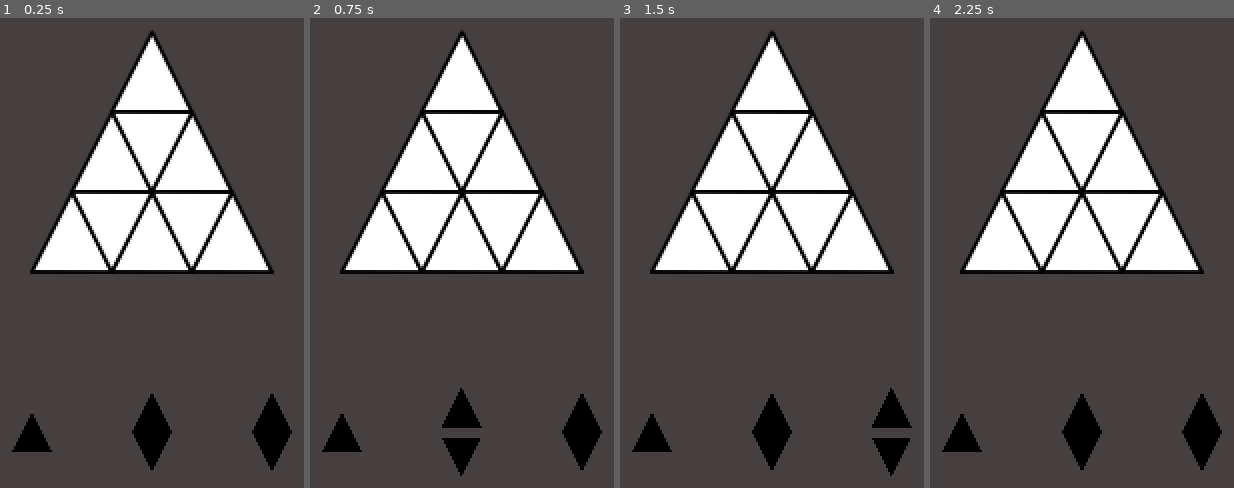
Above: before the commit, frames 1-4 (left to right).
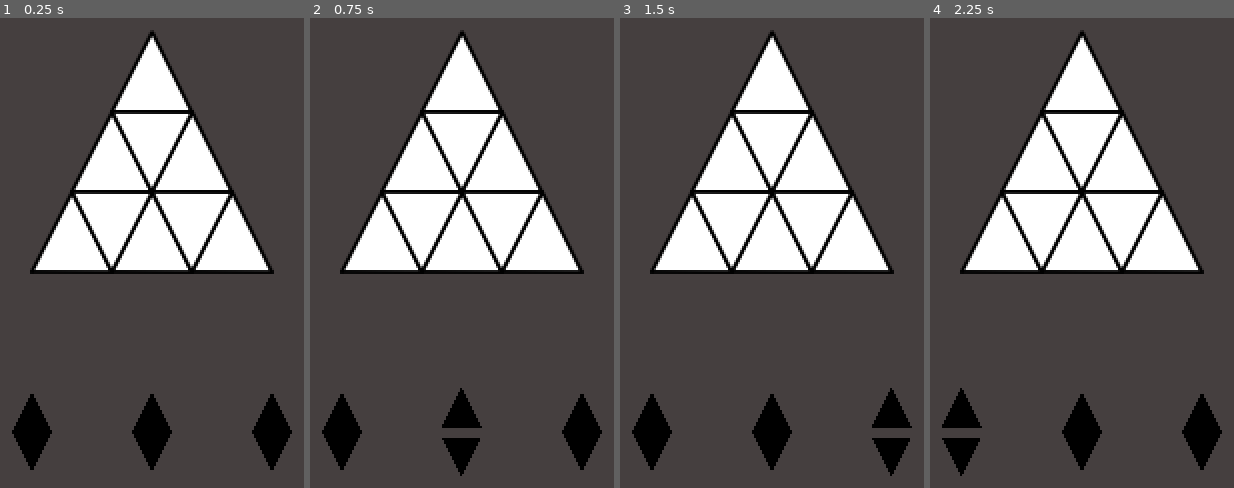
Above: after the commit, the same moments.

Repository: rubenm101096-cmyk/ProjectTriangle
Game: Godot game, scene res://Scenes/World.tscn
Two runs of this game, one before a commit and one after it. Both use one fixed random seed, a clock stepped at 60 frames per second and the inputs below.
Inputs (mouse positions are in pixels of both pictures, inside the frame that each line leads up to):
- Up to frame 1 (0.25 s): no input
- Up to frame 2 (0.75 s): tap Enter at 0.5 s; move the mouse to (462, 431) at 0.52 s; click (462, 431) at 0.6 s
- Up to frame 3 (1.5 s): tap Space at 1.25 s; move the mouse to (890, 431) at 1.27 s; click (890, 431) at 1.35 s
- Up to frame 4 (2.25 s): tap Enter at 2 s; move the mouse to (963, 441) at 2.02 s; click (963, 441) at 2.1 s

The runs differ from the first frame. In frame 1, 0.7% of the frame differs, in the area x 3-18%, y 80-97%; in frame 2, 0.7%; in frame 3, 0.7%; in frame 4, 0.9%, in the area x 3-18%, y 78-98%.

Commit message:
Implemented 1st iteration test for game over detection

Diff:
--- a/Scenes/FillerScenes/Filler1.tscn
+++ b/Scenes/Filler1.tscn
@@ -1,12 +1,13 @@
 [gd_scene load_steps=4 format=2]
 
-[ext_resource path="res://Scripts/Drag.gd" type="Script" id=1]
-[ext_resource path="res://Scripts/Filler.gd" type="Script" id=2]
+[ext_resource path="res://Scripts/Filler.gd" type="Script" id=1]
+[ext_resource path="res://Scripts/Drag.gd" type="Script" id=2]
 
 [sub_resource type="CircleShape2D" id=1]
 
 [node name="Filler" type="Node2D"]
-script = ExtResource( 2 )
+script = ExtResource( 1 )
+fill_identity = [ true ]
 
 [node name="ShapeList" type="Node2D" parent="."]
 
--- a/Scenes/FillerScenes/Filler2.tscn
+++ b/Scenes/FillerScenes/Filler2.tscn
@@ -91,6 +91,7 @@
 
 [node name="Filler" type="Node2D"]
 script = ExtResource( 2 )
+fill_identity = [ false, true, true, false ]
 
 [node name="ShapeList" type="Node2D" parent="."]
 position = Vector2( 0, -24 )
--- /dev/null
+++ b/Scenes/GameController.gd
@@ -0,0 +1,46 @@
+extends Node
+
+enum GameState {
+	Idle,
+	Dragging,
+	Winning,
+	Checking,
+	GameOver
+}
+
+var game_state
+var score
+
+var triangle_checkers_list = Array()
+var filler_spawner_list = Array()
+
+func _ready():
+	game_state = GameState.Idle
+	score = 0
+
+#clean code !!
+func Add_TriangleChecker(triangle_checker):
+	triangle_checkers_list.append(triangle_checker)
+
+func Add_FillerSpawner(filler_spawner):
+	filler_spawner_list.append(filler_spawner)
+
+func Check_Cell_Space():
+	var any_filler = false
+	for filler_spawner in filler_spawner_list:
+		var any_space = false
+		for triangle_checker in triangle_checkers_list:
+			if triangle_checker.Check_Current_Space(filler_spawner.current_filler.fill_identity):
+				any_space = true
+				break
+
+		if any_space:
+			any_filler = true
+			break
+
+	if not any_filler:
+		print_debug("game over")
+
+# Called every frame. 'delta' is the elapsed time since the previous frame.
+#func _process(delta):
+#	pass
--- a/Scenes/World.tscn
+++ b/Scenes/World.tscn
@@ -1,10 +1,12 @@
-[gd_scene load_steps=4 format=2]
+[gd_scene load_steps=5 format=2]
 
 [ext_resource path="res://Scenes/Cell.tscn" type="PackedScene" id=1]
 [ext_resource path="res://Scenes/FillerSpawner.tscn" type="PackedScene" id=2]
+[ext_resource path="res://Scenes/GameController.gd" type="Script" id=3]
 [ext_resource path="res://Scenes/CellDown.tscn" type="PackedScene" id=4]
 
 [node name="World" type="Node"]
+script = ExtResource( 3 )
 
 [node name="Background" type="ColorRect" parent="."]
 anchor_right = 1.0
--- a/Scripts/Filler.gd
+++ b/Scripts/Filler.gd
@@ -2,6 +2,8 @@
 
 onready var shape_list = $ShapeList
 onready var animation_player = $ShapeList/AnimationPlayer
+
+export(Array) var fill_identity
 
 var shapes = Array()
 var shapes_ready = Array()
@@ -11,6 +13,10 @@
 var spawn_index setget set_spawn_index
 
 func _ready():
+	if(fill_identity.size() > 4):
+		fill_identity.resize(4)
+	#trycatch amb size 2 o 3?
+
 	original_position = global_position
 
 	self.about_to_free = false
@@ -25,8 +31,8 @@
 
 func _on_Dragger_stopped_dragging():
 	if are_all_shapes_over():
+		var main = get_tree().current_scene
 		self.about_to_free = true
-		get_parent().spawn_filler() #<---- Clean Code !!!
 	else:
 		if animation_player != null:
 			animation_player.play("Return")
@@ -50,6 +56,7 @@
 func prepare_to_free(value):
 	about_to_free = value
 	if about_to_free:
+		get_parent().spawn_filler() #<---- Clean Code !!!
 		queue_free()
 
 func is_about_to_free():
--- a/Scripts/FillerSpawner.gd
+++ b/Scripts/FillerSpawner.gd
@@ -2,6 +2,8 @@
 
 var path = "res://Scenes/FillerScenes/"
 var filler_resources = Array()
+
+var current_filler
 
 func _ready():
 	var dir = Directory.new()
@@ -20,16 +22,25 @@
 	else:
 		print("An error occurred when trying to access the path.")
 
-	spawn_filler()
+	spawn_filler(false)
+
+	get_parent().Add_FillerSpawner(self)
 
 func get_random_filler():
 	filler_resources.shuffle()
 	return filler_resources[0]
 
-func spawn_filler():
-	var filler = get_random_filler().instance()
-	call_deferred("add_child", filler)
-	call_deferred("set_filler_position", filler, global_position)
+func spawn_filler(alert_parent = true):
+	current_filler = get_random_filler().instance()
+	call_deferred("add_child", current_filler)
+	call_deferred("set_filler_position", current_filler, global_position)
+
+	if (alert_parent):
+		yield(wait(0.1), "completed")
+		get_parent().Check_Cell_Space()
+
+func wait(seconds):
+	yield(get_tree().create_timer(seconds), "timeout")
 
 func set_filler_position(filler, position):
 	filler.global_position = position
--- a/Scripts/TriangleChecker.gd
+++ b/Scripts/TriangleChecker.gd
@@ -1,35 +1,89 @@
 extends Area2D
 
-var triangles = Array()
-var trianglesFilled = Dictionary()
+var triangles_location = Array() #Left, Up, Down, Right
+var triangles_filled = Array()
 
 func _ready():
-	pass # Replace with function body.
-
-# Called every frame. 'delta' is the elapsed time since the previous frame.
-#func _process(delta):
-#	pass
+	get_parent().Add_TriangleChecker(self)
 
 func _on_TriangleArea_area_entered(area):
-	if not triangles.has(area):
+	if not triangles_location.has(area):
 		area.connect("cell_filled", self, "_on_TriangleChecker_cell_filled")
 		area.connect("cell_emptied", self, "_on_TriangleChecker_cell_emptied")
-		triangles.append(area)
-		trianglesFilled[area] = false
+		triangles_location.append(area)
+		triangles_filled.append(false)
+
+		if triangles_location.size() == 4:
+			triangles_location = _sort_triangles(triangles_location)
 
 func _are_all_triangles_filled():
-	for cell in trianglesFilled.values():
+	for cell in triangles_filled:
 		if cell == false:
 			return false
 
 	return true
 
 func _on_TriangleChecker_cell_filled(cell):
-	trianglesFilled[cell] = true
+	var index = triangles_location.find(cell)
+	triangles_filled[index] = true
 
 	if _are_all_triangles_filled():
-		for cell in triangles:
+		for cell in triangles_location:
 			cell.empty_cell()
 
 func _on_TriangleChecker_cell_emptied(cell):
-	trianglesFilled[cell] = false
+	var index = triangles_location.find(cell)
+	triangles_filled[index] = false
+
+func _get_cell_position(cell):
+	return Vector2(cell.global_position.x, cell.global_position.y)
+
+func _print_sorted(seq):
+	var sorted = Array()
+	for cell in seq:
+		sorted.append(_get_cell_position(cell))
+
+	print_debug(sorted)
+
+func _sort_triangles(seq):
+	var n = len(seq)
+	_print_sorted(seq)
+	for i in range(n):
+		var already_sorted = true
+		for j in range(n - i - 1):
+			var cell_a = _get_cell_position(seq[j])
+			var cell_b = _get_cell_position(seq[j + 1])
+
+			if cell_a > cell_b:
+				var cell_aux = seq[j]
+				seq[j] = seq[j + 1]
+				seq[j + 1] = cell_aux
+
+				already_sorted = false
+
+		if already_sorted:
+			break
+
+	_print_sorted(seq)
+	return seq
+
+func Check_Current_Space(fill_identity):
+	if fill_identity.size() == 1:
+		#clean code please clean code!!!
+		if fill_identity[0]: #upwards single triangle
+			if triangles_filled[0] or triangles_filled[1] or triangles_filled[3]:
+				return true
+			else:
+				return false
+		else: #downwards single triangle
+			if triangles_filled[2]:
+				return true
+			else:
+				return false
+	else:
+		var i = 0 #check fill identity and triangles filled same size
+		while i < fill_identity.size():
+			if fill_identity[i] and triangles_filled[i]:
+				return false
+			i = i + 1
+		return true
Not shown: 1 places in Scenes/Filler1.tscn that only renumber resources
